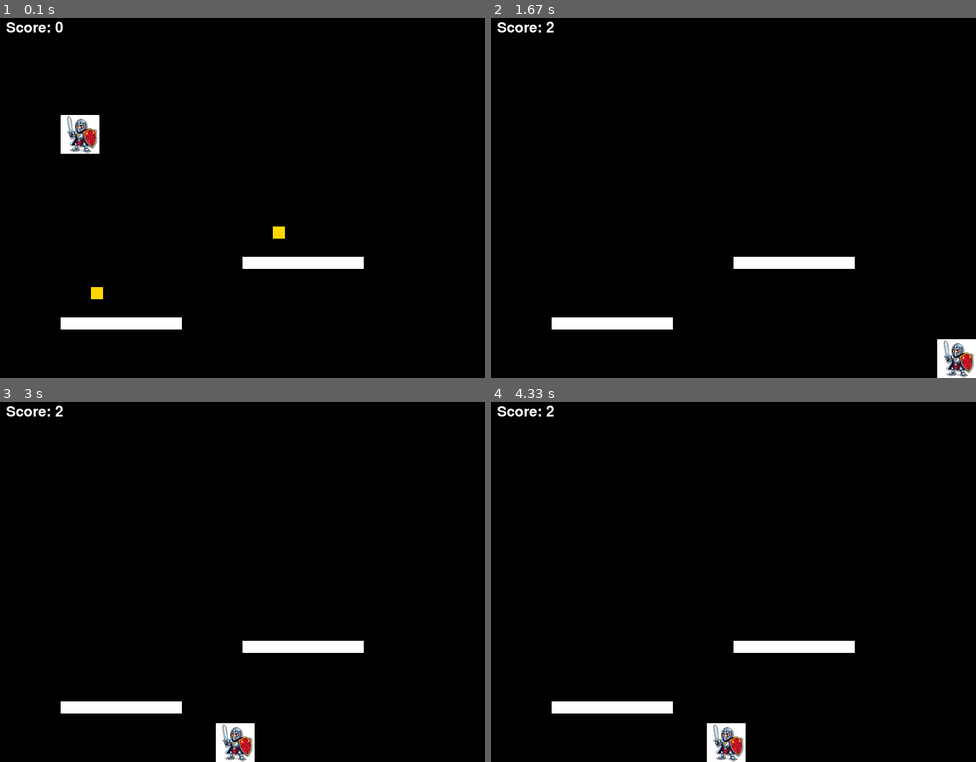
Above: before the commit, frames 1-4 (two rows, left to right).
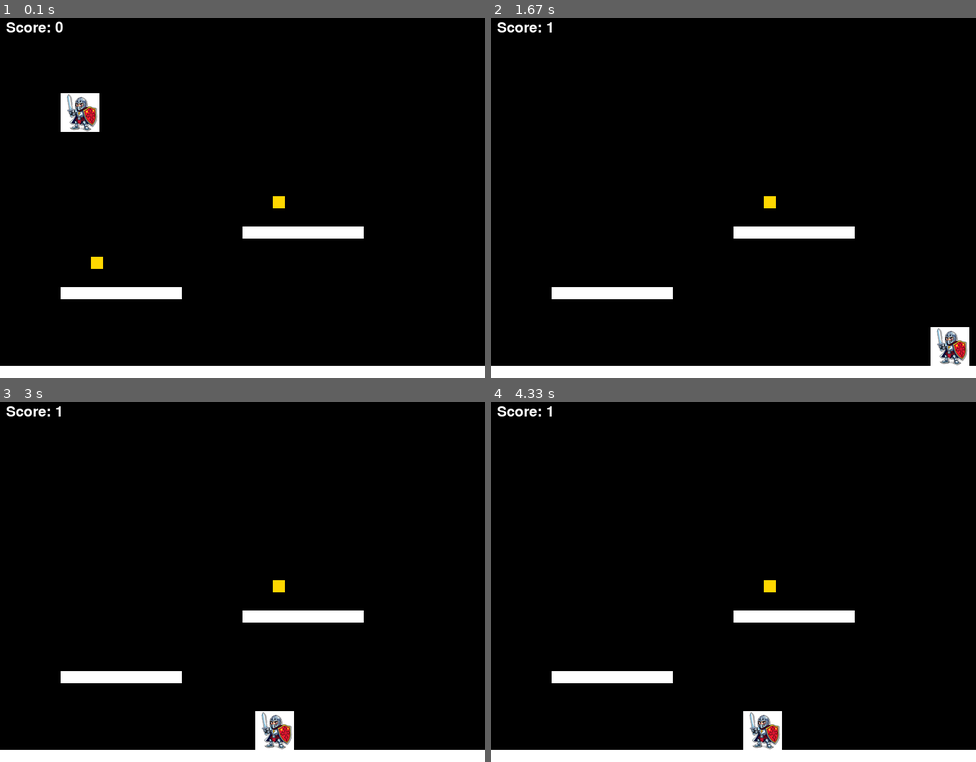
Above: after the commit, the same moments.

Repository: didanddid/PyGameGame
Game: pygame game, started from main.py
The game is run twice, just before and just after one commit, with the same random seed, the same clock (stepped at 60 frames per second) and the same inputs.
Inputs:
- Up to frame 1 (0.1 s): no input
- Up to frame 2 (1.67 s): hold Space 0.33-0.8 s; hold Right 0.33-0.8 s; hold Space 0.83-1.3 s; hold Right 0.83-1.3 s; hold Right from 1.33 s (still down)
- Up to frame 3 (3 s): release Right at 1.8 s; hold Left 2.33-2.87 s; hold Left from 2.9 s (still down)
- Up to frame 4 (4.33 s): release Left at 3.3 s; hold Right 3.33-3.97 s; hold Left from 4 s (still down)

The runs differ from the first frame. In frame 1, 8.1% of the frame differs, in the area x 0-100%, y 20-100%; in frame 2, 7.6%; in frame 3, 8.2%, in the area x 0-100%, y 1-100%; in frame 4, 8.1%.

Commit message:
feat: - добавил возможность ходить по платформам - добавил землю-платформу - изменил частоту кадров на 100

Diff:
--- a/main.py
+++ b/main.py
@@ -14,27 +14,35 @@
 player_rect = player_image.get_rect()
 player_rect.topleft = (100, 100)
 
-# Платформы
-platforms = [
-    pygame.Rect(100, 500, 200, 20),
-    pygame.Rect(400, 400, 200, 20)
+# Платформы в воздухе
+air_platforms = [
+    pygame.Rect(100, 450, 200, 20),
+    pygame.Rect(400, 350, 200, 20)
 ]
+
+# Самая нижняя платформа (земля)
+ground_platform = pygame.Rect(0, screen_height - 20, screen_width, 20)
 
 # Монеты
 coins = [
-    pygame.Rect(150, 450, 20, 20),
-    pygame.Rect(450, 350, 20, 20)
+    pygame.Rect(150, 400, 20, 20),
+    pygame.Rect(450, 300, 20, 20)
 ]
 
 # Переменные для управления движением персонажа
-is_jumping = False
-jump_count = 10
 velocity_y = 0
-gravity = 1
+gravity = 0.5  # Гравитация
+jump_strength = -13  # Сила прыжка
 score = 0
+
+# Флаги для проверки, стоит ли персонаж на платформе или на земле
+on_ground = False
+on_air_platform = False
 
 # Основной игровой цикл
 running = True
+clock = pygame.time.Clock()
+
 while running:
     for event in pygame.event.get():
         if event.type == pygame.QUIT:
@@ -48,37 +56,39 @@
         player_rect.x -= 5
     if keys[pygame.K_RIGHT]:
         player_rect.x += 5
-    if keys[pygame.K_SPACE] and not is_jumping:
-        is_jumping = True
-        jump_count = 10
 
-    # Реализация прыжка
-    if is_jumping:
-        if jump_count >= -10:
-            neg = 1
-            if jump_count < 0:
-                neg = -1
-            velocity_y = (jump_count ** 2) * 0.5 * neg
-            jump_count -= 1
-        else:
-            is_jumping = False
+    # Условие для прыжка
+    if keys[pygame.K_SPACE] and (on_ground or on_air_platform):
+        velocity_y = jump_strength  # Начальная скорость прыжка
+        on_ground = False  # Сбрасываем флаг "на земле" при прыжке
+        on_air_platform = False  # Сбрасываем флаг "на воздушной платформе" при прыжке
 
-    player_rect.y -= velocity_y
-    velocity_y -= gravity
+    # Применяем гравитацию
+    velocity_y += gravity
+    velocity_y = round(velocity_y, 2)  # Округляем velocity_y до 2 знаков после запятой
 
-    # Проверка коллизий с платформами
-    for platform in platforms:
+    # Обновляем позицию игрока
+    player_rect.y += velocity_y
+
+    # Проверка коллизий с платформами и землей
+    on_ground = False  # Предполагаем, что персонаж не на земле
+    on_air_platform = False  # Предполагаем, что персонаж не на воздушной платформе
+    for platform in air_platforms:
         if player_rect.colliderect(platform):
-            if player_rect.bottom > platform.top and player_rect.bottom - velocity_y <= platform.top:
+            if velocity_y > 0 and abs(player_rect.bottom - platform.top) <= 20:  # Падает сверху
                 player_rect.bottom = platform.top
                 velocity_y = 0
-                is_jumping = False
+                on_air_platform = True
+            elif velocity_y < 0 and player_rect.top >= platform.bottom:  # Ударяется снизу
+                player_rect.top = platform.bottom
+                velocity_y = 0
 
-    # Проверка сбора монет
-    for coin in coins[:]:
-        if player_rect.colliderect(coin):
-            coins.remove(coin)
-            score += 1
+    # Проверка коллизий с землей
+    if player_rect.colliderect(ground_platform):
+        if velocity_y > 0 and player_rect.bottom <= ground_platform.top:  # Падает сверху
+            player_rect.bottom = ground_platform.top
+            velocity_y = 0
+            on_ground = True
 
     # Ограничение движения за пределы экрана
     if player_rect.left < 0:
@@ -87,17 +97,30 @@
         player_rect.right = screen_width
     if player_rect.top < 0:
         player_rect.top = 0
-    if player_rect.bottom > screen_height:
-        player_rect.bottom = screen_height
         velocity_y = 0
-        is_jumping = False
+    if player_rect.bottom > ground_platform.top:
+        player_rect.bottom = ground_platform.top
+        velocity_y = 0
+        on_ground = True
+
+    # Проверка сбора монет
+    for coin in coins[:]:
+        if player_rect.colliderect(coin):
+            coins.remove(coin)
+            score += 1
+
+    # Отладочные сообщения
+    print(f"Velocity Y: {velocity_y}, On Ground: {on_ground}, On Air Platform: {on_air_platform}")
 
     # Отрисовка фона
     screen.fill((0, 0, 0))
 
     # Отрисовка платформ
-    for platform in platforms:
+    for platform in air_platforms:
         pygame.draw.rect(screen, (255, 255, 255), platform)
+
+    # Отрисовка земли
+    pygame.draw.rect(screen, (255, 255, 255), ground_platform)
 
     # Отрисовка монет
     for coin in coins:
@@ -115,7 +138,7 @@
     pygame.display.flip()
 
     # Ограничение кадров в секунду
-    pygame.time.Clock().tick(165)
+    clock.tick(100)
 
 # Выход из Pygame
 pygame.quit()
